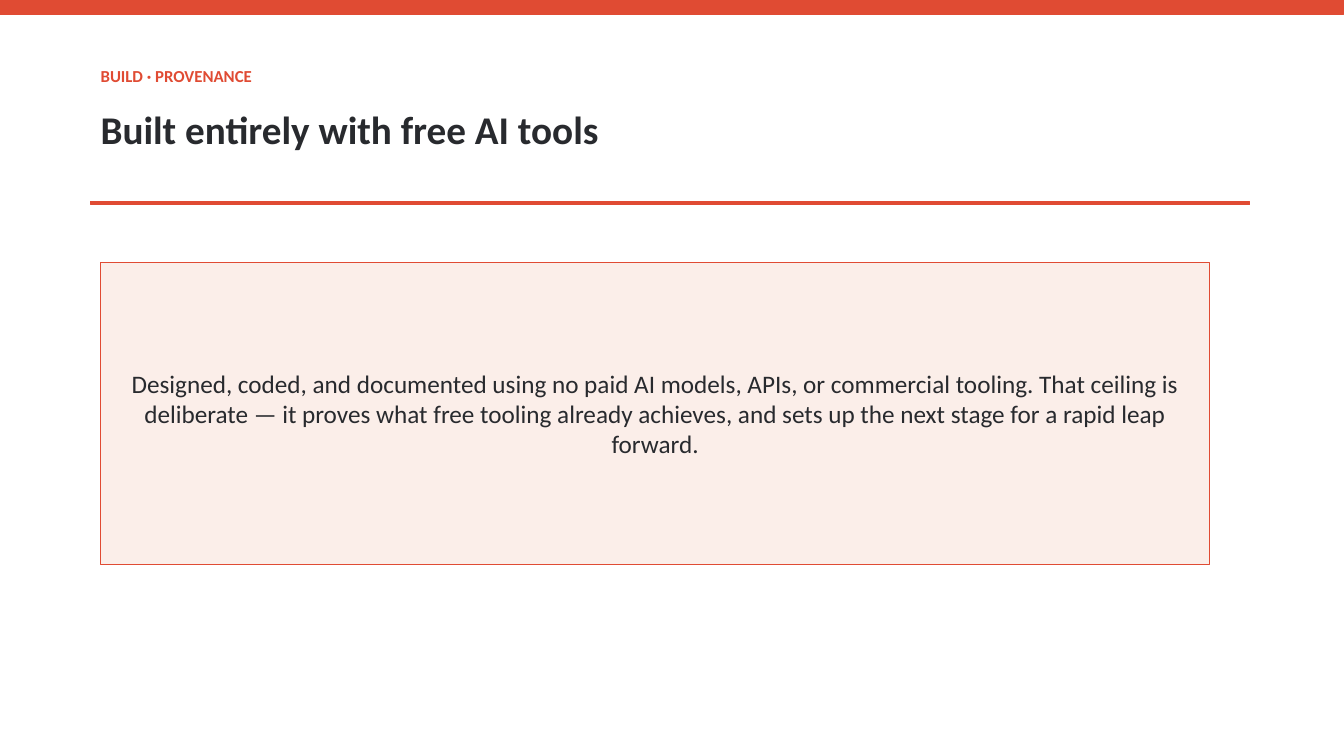
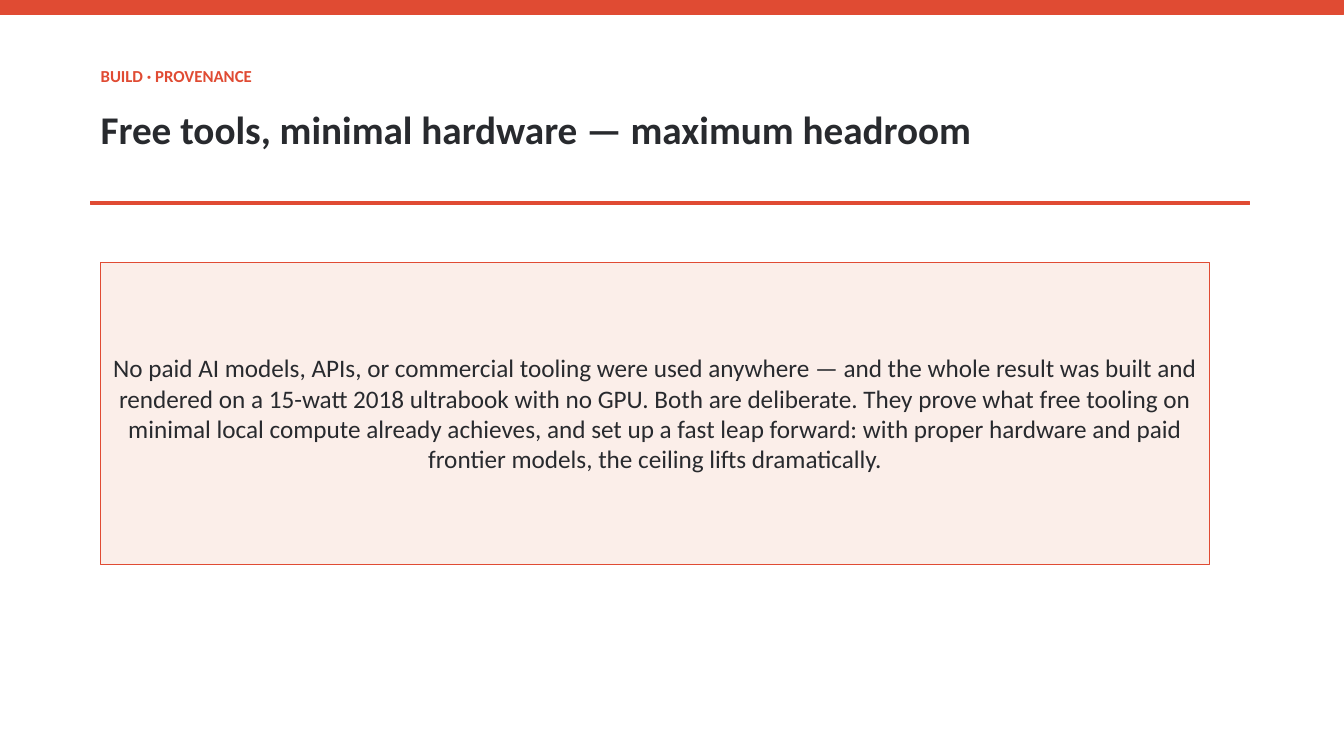
Before and after one commit to ai-dev-2024/vehicle-selector-pro, a slide deck: slide 15 of report/Vehicle_Selector_Pro_Pitch_Deck.pptx (slide 14 before the commit). Drawn at 1344x756 pixels with LibreOffice and Linux fonts; fonts in the diff are those of the drawing. Boxes give left, top, right and bottom in pixels: in the first picture for what was removed or moved away, otherwise in the second. Text is boxed around its words. In the diff, an @@ line names an element or a change of style, - is before the commit and + after.

```diff
--- a/report/Vehicle_Selector_Pro_Pitch_Deck.pptx
+++ b/report/Vehicle_Selector_Pro_Pitch_Deck.pptx
@@ text at box(101, 116, 971, 149): text changed @@
-Built entirely with free AI tools
+Free tools, minimal hardware — maximum headroom
@@ text in rectangle at box(113, 359, 1196, 473): text changed @@
-Designed, coded, and documented using no paid AI models, APIs, or commercial tooling. That ceiling is deliberate — it proves what free tooling already achieves, and sets up the next stage for a rapid leap forward.
+No paid AI models, APIs, or commercial tooling were used anywhere — and the whole result was built and rendered on a 15-watt 2018 ultrabook with no GPU. Both are deliberate. They prove what free tooling on minimal local compute already achieves, and set up a fast leap forward: with proper hardware and paid frontier models, the ceiling lifts dramatically.
```
Also in this commit, not shown: 1 slide added, 7 other files.
